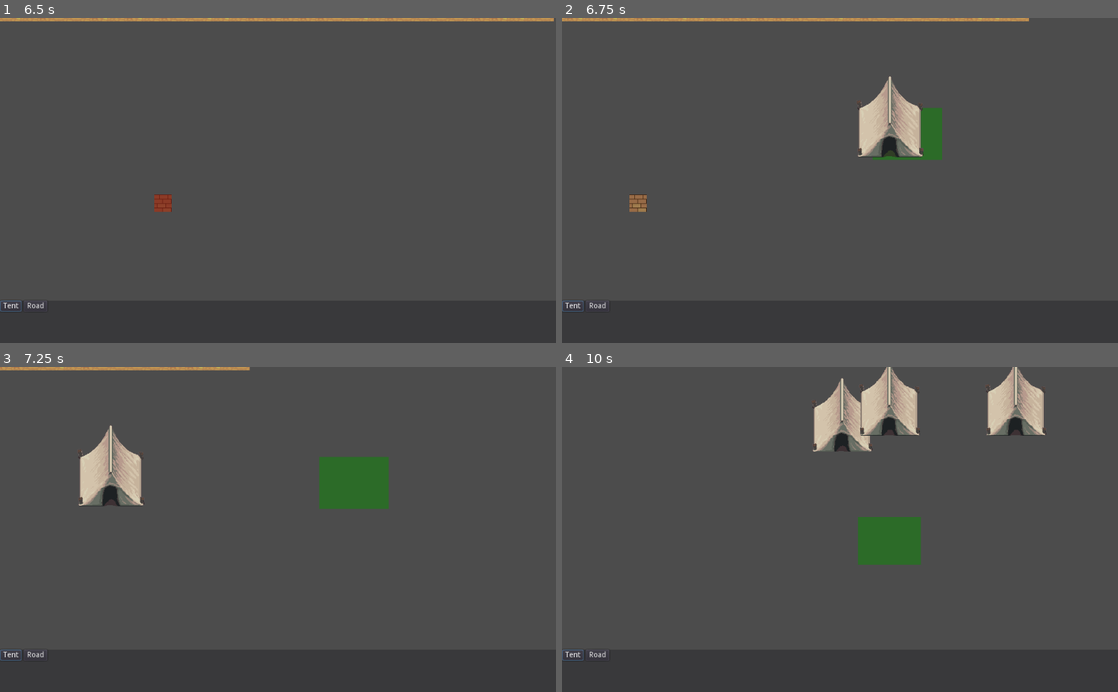
Above: before the commit, frames 1-4 (two rows, left to right).
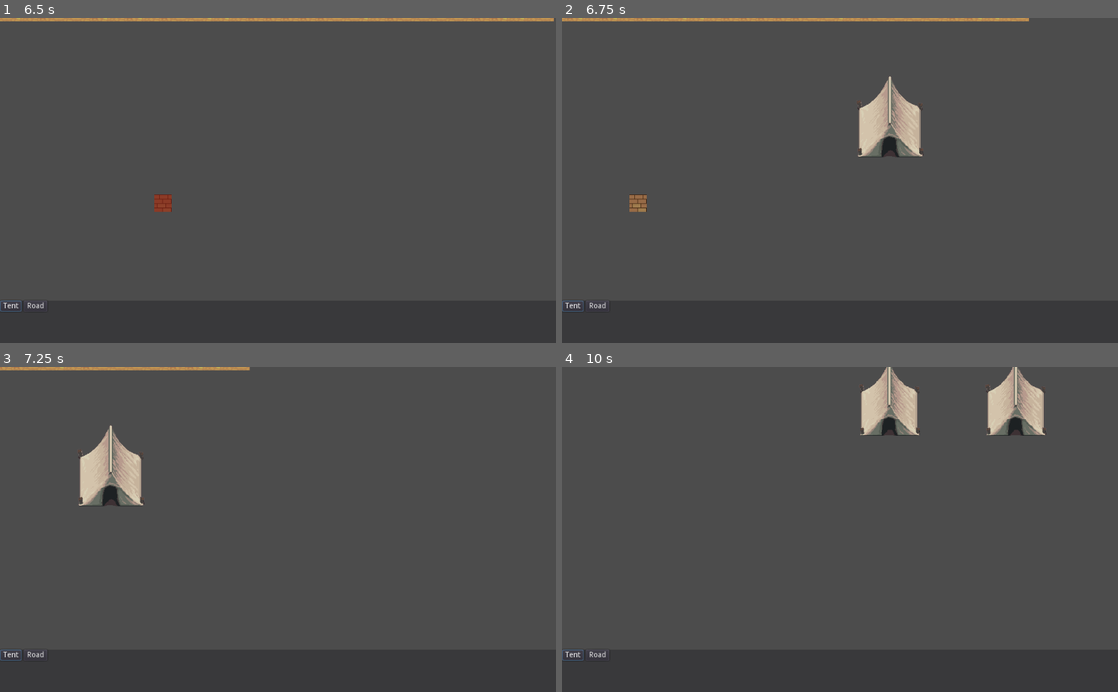
Above: after the commit, the same moments.

Repository: game-prototypes/open-city-prototype
Game: Godot game, scene res://Main.tscn
The game is run twice, just before and just after one commit, with the same random seed, the same clock (stepped at 60 frames per second) and the same inputs.
Inputs (mouse positions are in pixels of both pictures, inside the frame that each line leads up to):
- Up to frame 1 (6.5 s): click "Tent" at 0.5 s; click "Road" at 1.25 s; click "Tent" at 2 s; click "Road" at 2.75 s; click "Tent" at 3.5 s; click "Road" at 4.25 s; tap Enter at 5 s; move the mouse to (400, 164) at 5.02 s; hold S (camera_padding_down) 5.03-5.78 s; click (400, 164) at 5.17 s; move the mouse to (166, 196) at 5.77 s; tap Left (camera_padding_left) at 5.85 s; click (166, 196) at 5.92 s
- Up to frame 2 (6.75 s): tap Space at 6.5 s; move the mouse to (895, 109) at 6.52 s; hold D (camera_padding_right) from 6.53 s (still down); click (895, 109) at 6.67 s
- Up to frame 3 (7.25 s): keep holding D (camera_padding_right)
- Up to frame 4 (10 s): move the mouse to (812, 594) at 7.27 s; release D (camera_padding_right) at 7.28 s; tap Up (camera_padding_up) at 7.35 s; click (812, 594) at 7.42 s; tap Enter at 8, 9.5 s; move the mouse to (1006, 578) at 8.02 s; hold Mouse wheel up (zoom+) 8.03-8.78 s; click (1006, 578) at 8.17 s; tap Space at 8.75 s; move the mouse to (673, 480) at 8.77 s; tap Mouse wheel down (zoom-) at 8.85 s; click (673, 480) at 8.92 s; move the mouse to (867, 529) at 9.52 s; hold S (camera_padding_down) from 9.53 s (still down); click (867, 529) at 9.67 s

Frame 1 is identical in both runs. In frame 2, 0.6% of the frame differs, in the area x 55-69%, y 27-44%; in frame 3, 2.0%; in frame 4, 3.1%, in the area x 45-65%, y 3-61%.

Commit message:
Adds ysort to map elements

Diff:
--- a/Components/Map/Map.gd
+++ b/Components/Map/Map.gd
@@ -3,6 +3,7 @@
 onready var terrain = $Terrain
 onready var roads = $Roads
 onready var markers = $Markers
+onready var elements =$Elements
 
 var tile_size: int
 
@@ -26,7 +27,7 @@
 	# get left top corner
 	build_instance.position=Vector2(centered_tile_position.x-tile_size/2, centered_tile_position.y-tile_size/2)
 	build_instance.add_to_group(BUILDINGS_GROUP)
-	add_child(build_instance)
+	elements.add_child(build_instance)
 
 func build_road(tile: Vector2, road_id: int)-> void:
 	print("build road ",road_id, " in tile ", tile)
--- a/Components/Map/Map.tscn
+++ b/Components/Map/Map.tscn
@@ -26,3 +26,5 @@
 tile_set = ExtResource( 4 )
 cell_size = Vector2( 32, 32 )
 format = 1
+
+[node name="Elements" type="YSort" parent="."]
--- a/Components/Player/Player.gd
+++ b/Components/Player/Player.gd
@@ -8,7 +8,7 @@
 export(Resource) var tent: Resource
 
 var selected_build_item: Resource
-var selected_build_item_size: Vector2
+var selected_build_item_size
 
 var green_color=Color("#9516820f")
 var red_color=Color("#9582170f")
@@ -41,6 +41,8 @@
 	elif selected_build_item==tent:
 		if can_build_range(tile, selected_build_item_size):
 			map.build(tile, tent, selected_build_item_size)
+			deselect_build()
+
 
 func can_build_range(tile:Vector2, size: Vector2) -> bool:
 	for i in range(tile.x,tile.x+size.x):
@@ -49,6 +51,10 @@
 				return false
 	return true
 
+func deselect_build():
+	selected_build_item=null
+	selected_build_item_size=null
+	overlay.visible=false
 
 func _on_GUI_press(button: String):
 	if button=="build_road":
